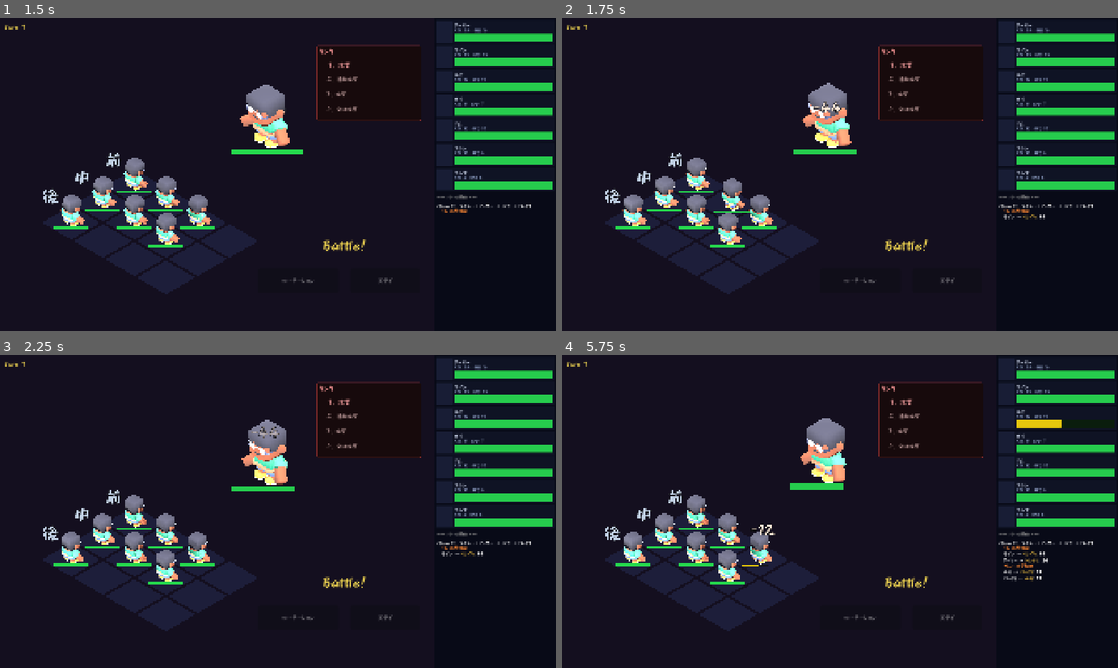
Above: before the commit, frames 1-4 (two rows, left to right).
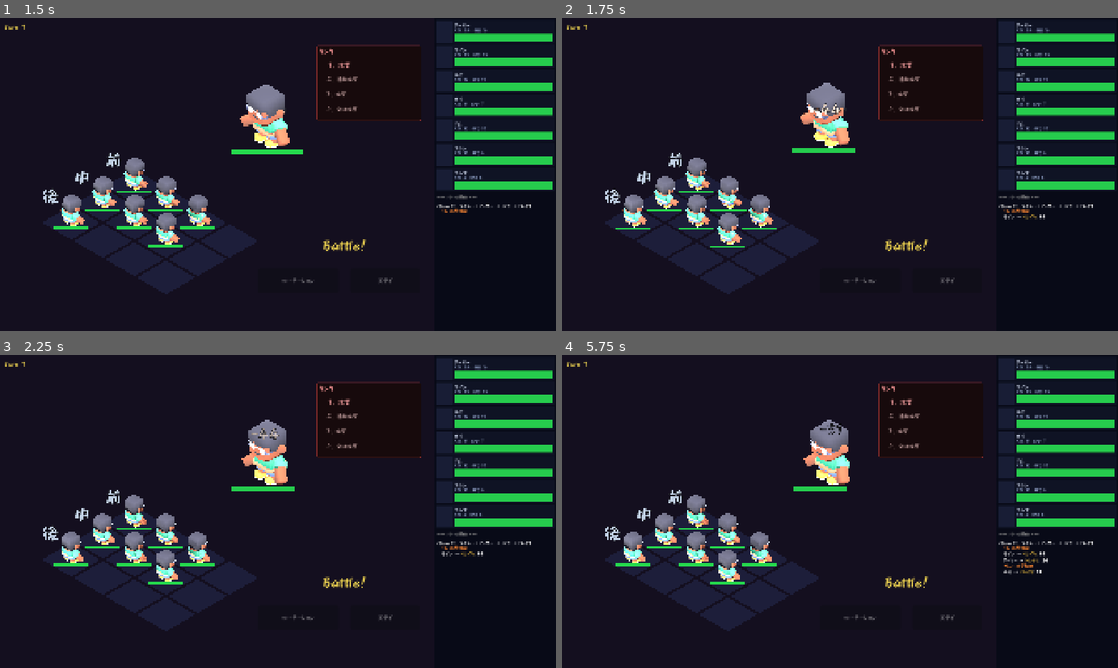
Above: after the commit, the same moments.

Repository: tamagoyaki42dev/tamagoyaki-game
Game: Godot game, scene res://scenes/formation.tscn
The game is run twice, just before and just after one commit, with the same random seed, the same clock (stepped at 60 frames per second) and the same inputs.
Inputs (mouse positions are in pixels of both pictures, inside the frame that each line leads up to):
- Up to frame 1 (1.5 s): click "遠征開始" at 0.5 s; tap Enter at 1.25 s; move the mouse to (400, 158) at 1.27 s; hold Shift from 1.28 s (still down); click (400, 158) at 1.42 s
- Up to frame 2 (1.75 s): keep holding Shift
- Up to frame 3 (2.25 s): release Shift at 2 s; drag from (166, 527) to (250, 574) at 2.02 s
- Up to frame 4 (5.75 s): move the mouse to (895, 442) at 2.77 s; tap Ctrl at 2.85 s; click (895, 442) at 2.92 s; tap Space at 3.5 s; drag from (812, 574) to (673, 464) at 3.52 s; move the mouse to (1006, 558) at 4.27 s; tap Alt at 4.35 s; click (1006, 558) at 4.42 s; drag from (673, 464) to (756, 433) at 5.02 s

Frame 1 is identical in both runs. In frame 2, 1.3% of the frame differs, in the area x 8-53%, y 20-87%; in frame 3, 0.1%; in frame 4, 1.6%, in the area x 32-100%, y 20-73%.

Commit message:
[skip-sns] ヒットストップ＋カメラシェイク追加：被弾時に全画面スロー→カメラ揺れでヒット感強化
Co-Authored-By: Claude Sonnet 4.6 <noreply@anthropic.com>

Diff:
--- a/scripts/battle/battle_scene.gd
+++ b/scripts/battle/battle_scene.gd
@@ -75,6 +75,15 @@
 @export var hit_flash_ranged_color: Color = Color(1.0, 0.85, 0.10)
 @export var hit_shake_amount: float    = 0.05   # m 揺れ幅
 @export var hit_knockback_dist: float  = 0.12   # m ノックバック
+
+# ヒットストップ
+@export_range(0.01, 1.0, 0.01) var hitstop_time_scale: float = 0.05
+@export_range(0.02, 0.3,  0.01) var hitstop_duration: float  = 0.08
+
+# カメラシェイク
+@export_range(0.0, 0.5, 0.005) var shake_intensity: float      = 0.05
+@export_range(0.0, 0.5, 0.005) var shake_crit_intensity: float = 0.12
+@export_range(0.05, 1.0, 0.05) var shake_duration: float       = 0.25
 
 # 撃破
 @export var death_duration: float      = 0.4    # s
@@ -144,6 +153,7 @@
 var _row_heal_units: Dictionary = {}     # BattleUnit → bool（列回復アニメ処理中）
 var _row_heal_queue: Array = []          # 待機中の列回復バッチ
 var _row_heal_animating: bool = false    # _process_row_heal_queue が動いているか
+var _shake_active: bool = false          # カメラシェイク二重起動防止
 
 func _ready() -> void:
 	_flash_shader = Shader.new()
@@ -250,6 +260,33 @@
 			func(v: float) -> void: mat.set_shader_parameter("flash_amount", v),
 			1.0, 0.0, dur)
 
+func _do_hitstop() -> void:
+	Engine.time_scale = hitstop_time_scale
+	await get_tree().create_timer(hitstop_duration, true, false, true).timeout
+	Engine.time_scale = 1.0
+
+func _do_camera_shake(intensity: float) -> void:
+	if _shake_active:
+		return
+	_shake_active = true
+	var noise := FastNoiseLite.new()
+	noise.seed = randi()
+	var elapsed: float = 0.0
+	while elapsed < shake_duration:
+		await get_tree().process_frame
+		elapsed += get_process_delta_time()
+		var fade := 1.0 - clampf(elapsed / shake_duration, 0.0, 1.0)
+		var s := elapsed * 20.0
+		_camera.h_offset = noise.get_noise_1d(s) * intensity * fade
+		_camera.v_offset = noise.get_noise_1d(s + 100.0) * intensity * fade
+	_camera.h_offset = 0.0
+	_camera.v_offset = 0.0
+	_shake_active = false
+
+func _do_hit_effects(is_crit: bool) -> void:
+	await _do_hitstop()
+	_do_camera_shake(shake_crit_intensity if is_crit else shake_intensity)
+
 static func _resolve_hit_flash_color(attacker: BattleUnit,
 		melee_color: Color, magic_color: Color, ranged_color: Color) -> Color:
 	if attacker.side == BattleUnit.Side.ENEMY:
@@ -514,6 +551,7 @@
 		_update_hp_bar(target)
 		_do_flash(ch_t, _resolve_hit_flash_color(attacker,
 			hit_flash_melee_color, hit_flash_magic_color, hit_flash_ranged_color))
+		_do_hit_effects(is_crit)
 		var t_origin := ch_t.position
 		var kb_dir := -dir
 		var shake := Vector3(randf_range(-hit_shake_amount, hit_shake_amount),
--- /dev/null
+++ b/tests/test_battle_scene_hitstop.gd
@@ -0,0 +1,40 @@
+extends GutTest
+
+# BattleScene をシーンツリーに追加せず .new() のみ呼び出す
+# → _ready() は実行されないため @export デフォルト値のみを検証する
+
+func test_hitstop_time_scale_default() -> void:
+	var scene := BattleScene.new()
+	assert_almost_eq(scene.hitstop_time_scale, 0.05, 0.001,
+		"hitstop_time_scale のデフォルト値が 0.05 である")
+	scene.free()
+
+func test_hitstop_duration_default() -> void:
+	var scene := BattleScene.new()
+	assert_almost_eq(scene.hitstop_duration, 0.08, 0.001,
+		"hitstop_duration のデフォルト値が 0.08 である")
+	scene.free()
+
+func test_shake_intensity_default() -> void:
+	var scene := BattleScene.new()
+	assert_almost_eq(scene.shake_intensity, 0.05, 0.001,
+		"shake_intensity のデフォルト値が 0.05 である")
+	scene.free()
+
+func test_shake_crit_intensity_default() -> void:
+	var scene := BattleScene.new()
+	assert_almost_eq(scene.shake_crit_intensity, 0.12, 0.001,
+		"shake_crit_intensity のデフォルト値が 0.12 である")
+	scene.free()
+
+func test_shake_duration_default() -> void:
+	var scene := BattleScene.new()
+	assert_almost_eq(scene.shake_duration, 0.25, 0.001,
+		"shake_duration のデフォルト値が 0.25 である")
+	scene.free()
+
+func test_crit_intensity_larger_than_normal() -> void:
+	var scene := BattleScene.new()
+	assert_gt(scene.shake_crit_intensity, scene.shake_intensity,
+		"クリット強度が通常強度より大きい")
+	scene.free()
Not shown, added: tests/test_battle_scene_hitstop.gd.uid
Not shown, changed: devlog/2026-06-20.md
Not shown, added: devlog/2026-06-21.md
Not shown, changed: docs/visual_spec.md
